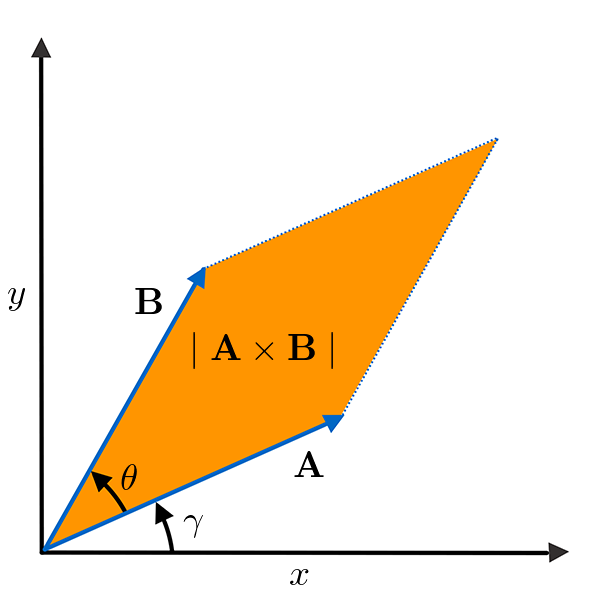
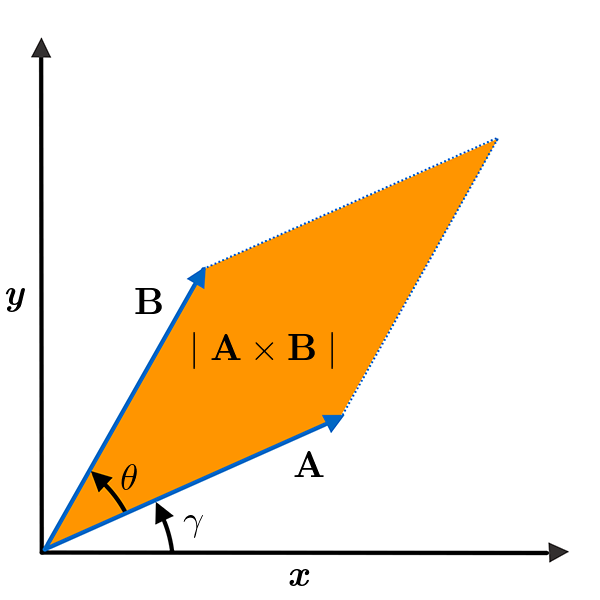
Layered file, before and after one edit (600×600). Changes by layer:
renamed "Layer 7" to "Layer 9", painted on it over [5, 288, 310, 586]
